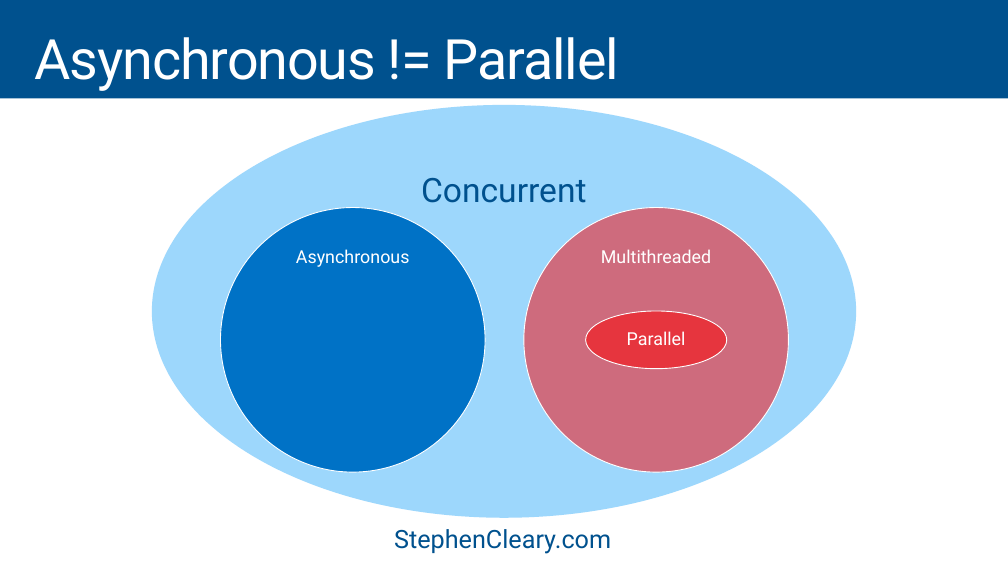
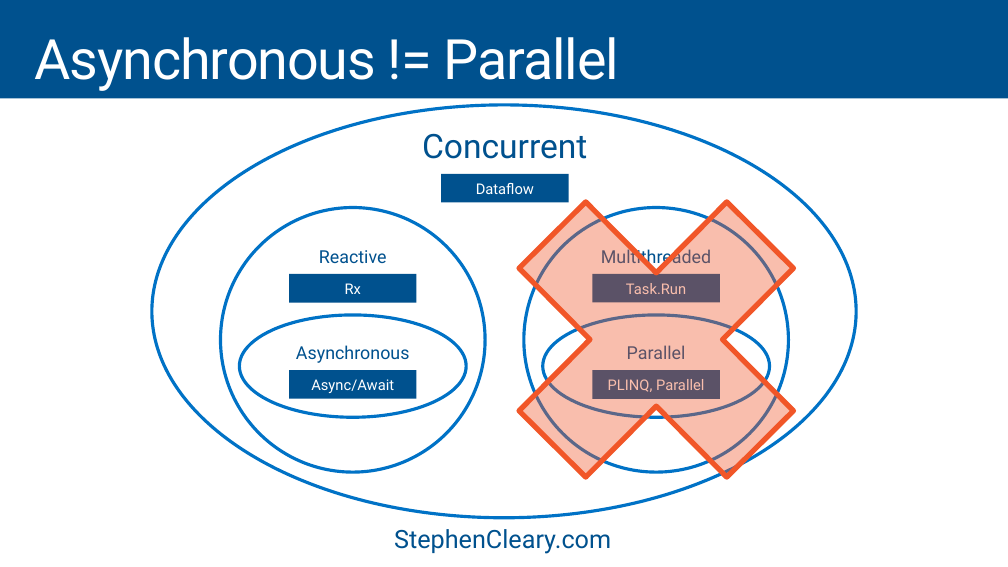
Before and after one commit to StephenCleary/Presentations, a slide deck: slide 9 of Async Servers/Intro to Async ASP.NET - 16.9.pptx. Drawn at 1008x567 pixels with LibreOffice and Linux fonts; fonts in the diff are those of the drawing. Boxes give left, top, right and bottom in pixels: in the first picture for what was removed or moved away, otherwise in the second. Text is boxed around its words. In the diff, an @@ line names an element or a change of style, - is before the commit and + after.

```diff
--- a/Async Servers/Intro to Async ASP.NET - 16.9.pptx
+++ b/Async Servers/Intro to Async ASP.NET - 16.9.pptx
@@ ellipse added at box(152, 105, 857, 518), outline #0072C6 3 pt @@
@@ text "Concurrent": place and size @@
-text "Concurrent" at box(152, 105, 857, 518)
+text "Concurrent" at box(422, 133, 587, 159)
@@ text "Concurrent" at box(422, 133, 587, 159): line spacing 1 to 0.9; more space between paragraphs; fill #9DD7FC to none @@
@@ cross added at box(457, 138, 857, 541), fill #F15628 at 38% opacity, outline #F15628 5 pt @@
@@ rectangle added at box(442, 174, 569, 203), fill #00518E, 14 pt, text #FFFFFF @@
+Dataflow
@@ ellipse at box(221, 208, 485, 473): fill #0072C6 at 50% opacity to none; outline #FFFFFF 0.85 pt to #0072C6 3 pt @@
@@ ellipse at box(524, 208, 789, 473): fill #FF0000 at 50% opacity to none; outline #FFFFFF 0.85 pt to #0072C6 3 pt @@
@@ text added at box(319, 250, 387, 263), 17 pt, text #00518E @@
+Reactive
@@ text "Multithreaded" at box(601, 247, 711, 269): text colour #FFFFFF to #00518E @@
@@ rectangle added at box(289, 274, 417, 302), fill #00518E, 14 pt, text #FFFFFF @@
+Rx
@@ rectangle added at box(593, 274, 721, 302), fill #00518E, 14 pt, text #FFFFFF @@
+Task.Run
@@ ellipse added at box(240, 315, 467, 417), outline #0072C6 3 pt @@
@@ ellipse at box(543, 315, 770, 417): fill #FF0000 at 50% opacity to none; outline #FFFFFF 0.85 pt to #0072C6 3 pt @@
@@ ellipse: place and size @@
-ellipse at box(586, 311, 727, 368)
+ellipse at box(543, 315, 770, 417)
@@ text "Asynchronous": place and size @@
-text "Asynchronous" at box(296, 249, 410, 267)
+text "Asynchronous" at box(296, 345, 410, 363)
@@ text "Asynchronous" at box(296, 345, 410, 363): text colour #FFFFFF to #00518E; vertical alignment top to middle @@
@@ text "Parallel" at box(627, 345, 686, 359): text colour #FFFFFF to #00518E @@
@@ text "Parallel": place and size @@
-text "Parallel" at box(627, 331, 686, 345)
+text "Parallel" at box(627, 345, 686, 359)
@@ rectangle added at box(289, 371, 417, 399), fill #00518E, 14 pt, text #FFFFFF @@
+Async/Await
@@ rectangle added at box(593, 371, 721, 399), fill #00518E, 14 pt, text #FFFFFF @@
+PLINQ, Parallel
```
Also in this commit, not shown: 8 other slides changed.
